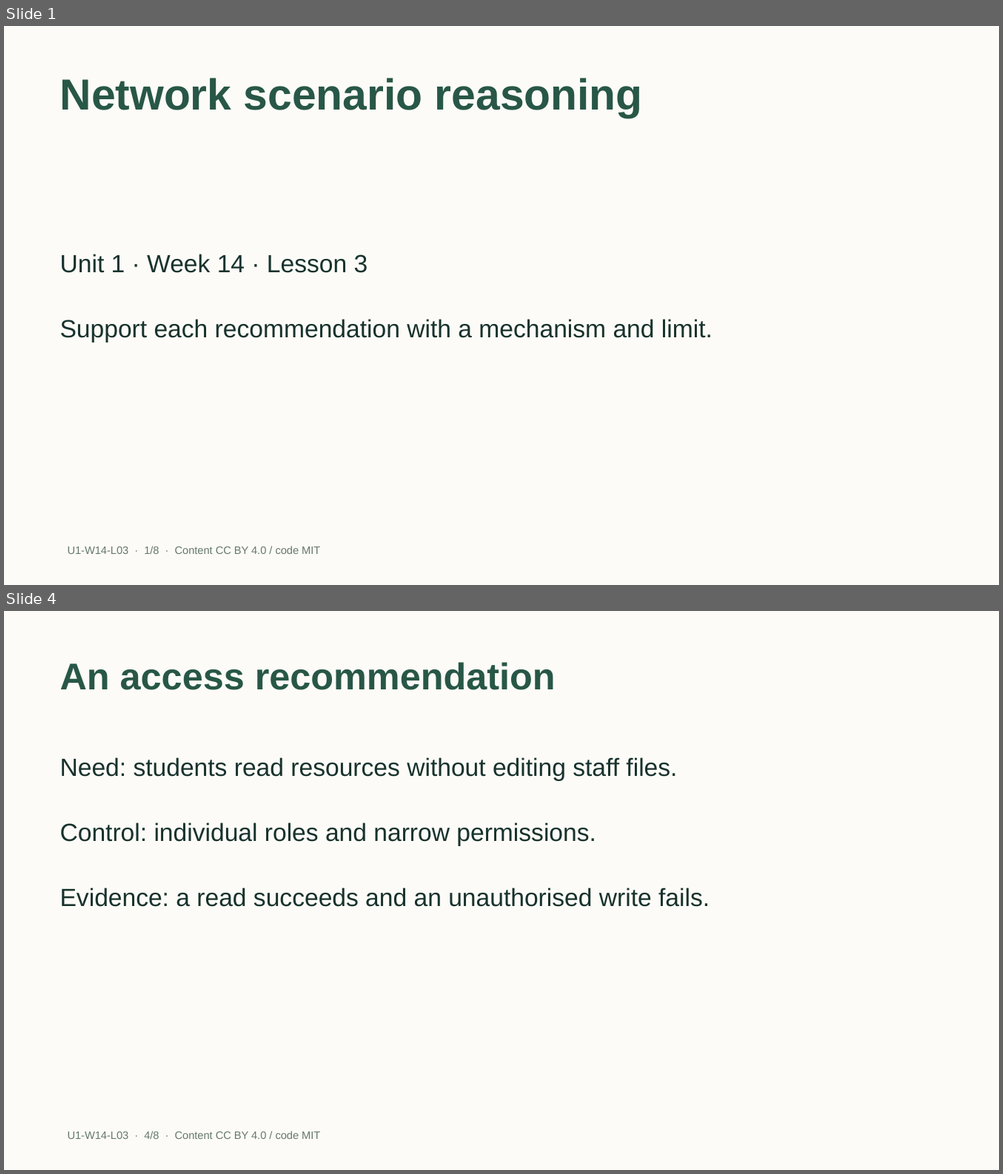
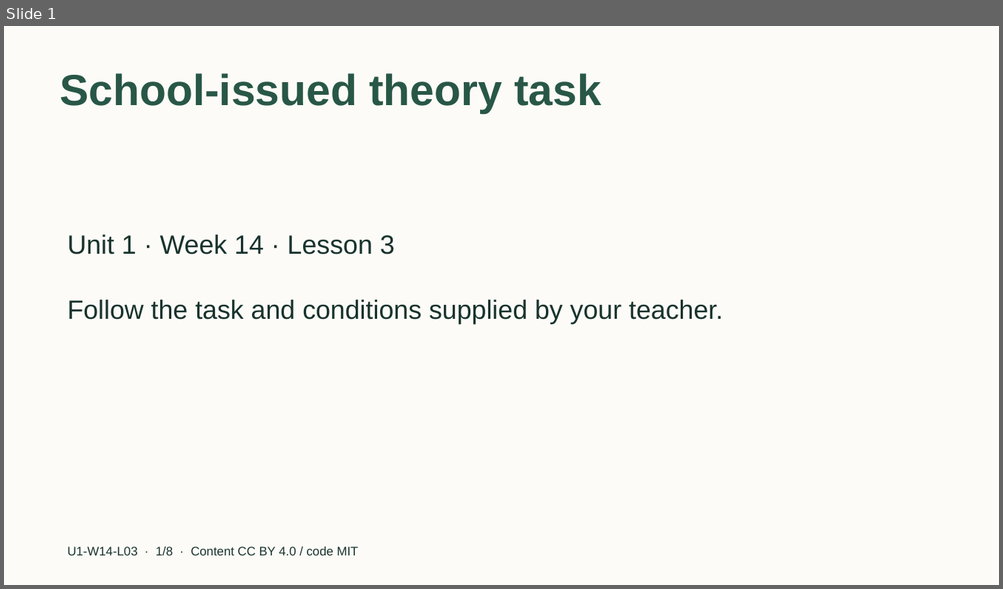
Before and after one commit to EdugenIO/cs-atar-textbook, a slide deck: dist/slides/u1-w14-l03.pptx. Shown one above the other, each under a label of ours: slides 1 and 4 before the commit, slide 1 after it; the slides between them are not shown. The pictures are 1003x1174 and 1003x589 pixels, drawn with LibreOffice and Linux fonts; fonts in the diff are those of the drawing. Boxes give left, top, right and bottom in pixels: in the first picture for what was removed or moved away, otherwise in the second. Text is boxed around its words. In the diff, an @@ line names an element or a change of style, - is before the commit and + after.

```diff
--- a/dist/slides/u1-w14-l03.pptx
+++ b/dist/slides/u1-w14-l03.pptx
@@ slide 4 removed at [4,611,999,1170], background #FCFBF7 @@
@@ title removed at [60,662,555,690] @@
-An access recommendation
@@ text removed at [60,758,677,781] @@
-Need: students read resources without editing staff files.
@@ text removed at [60,823,596,846] @@
-Control: individual roles and narrow permissions.
@@ text removed at [60,888,709,907] @@
-Evidence: a read succeeds and an unauthorised write fails.
@@ text removed at [68,1131,320,1139] @@
-U1-W14-L03 · 4/8 · Content CC BY 4.0 / code MIT
@@ slide 1 changed as well @@
@@ title at [60,73,601,113]: text changed @@
-Network scenario reasoning
+School-issued theory task
@@ text "Unit 1 · Week 14 ..." at [68,235,395,255]: size 24 to 25.5 pt; vertical alignment middle to top @@
@@ text "Follow the task and conditions ..." at [68,300,723,324]: vertical alignment middle to top @@
@@ text at [68,300,723,324]: text changed; size 24 to 25.5 pt @@
-Support each recommendation with a mechanism and limit.
+Follow the task and conditions supplied by your teacher.
@@ text "U1-W14-L03 · 1/8 · Content ..." at [68,547,358,556]: size 10.5 to 12 pt, text colour #66786F to #18322D @@
```
Also in this commit, not shown: 7 slides added, 6 other slides removed, 40 other files.
